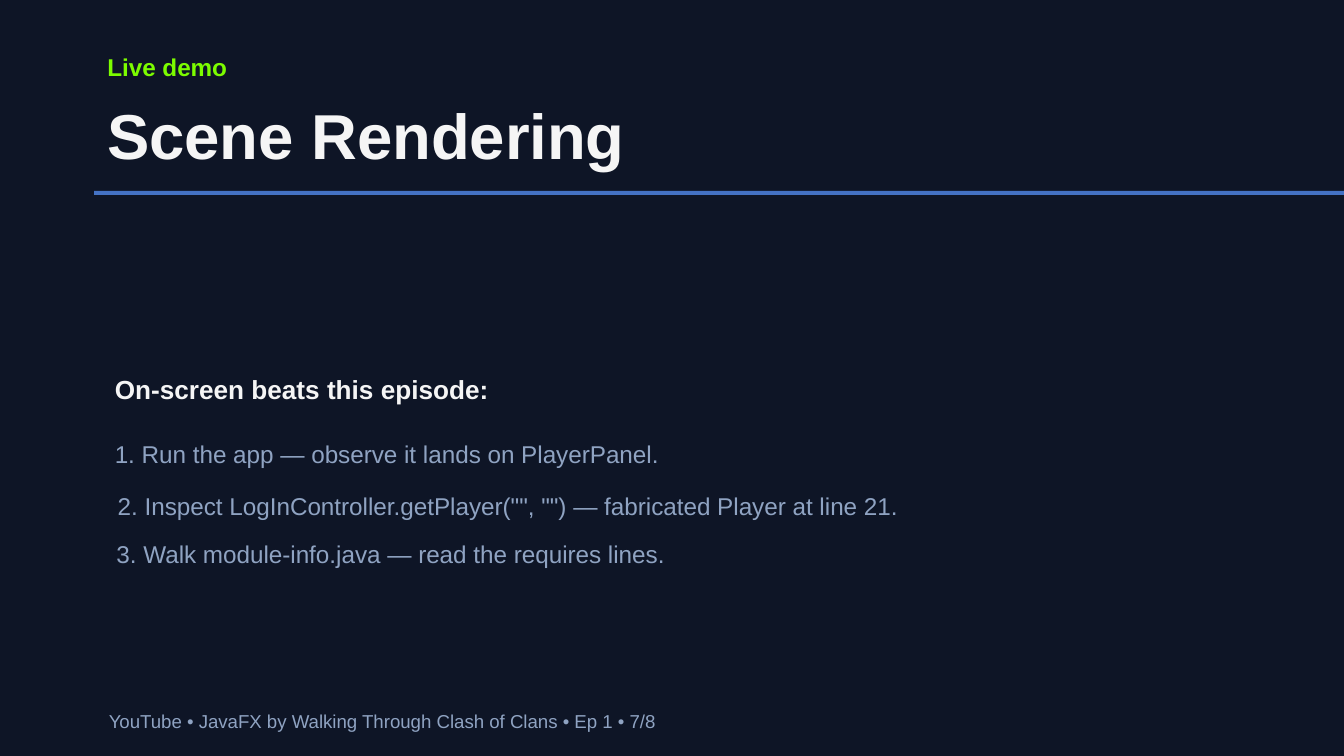
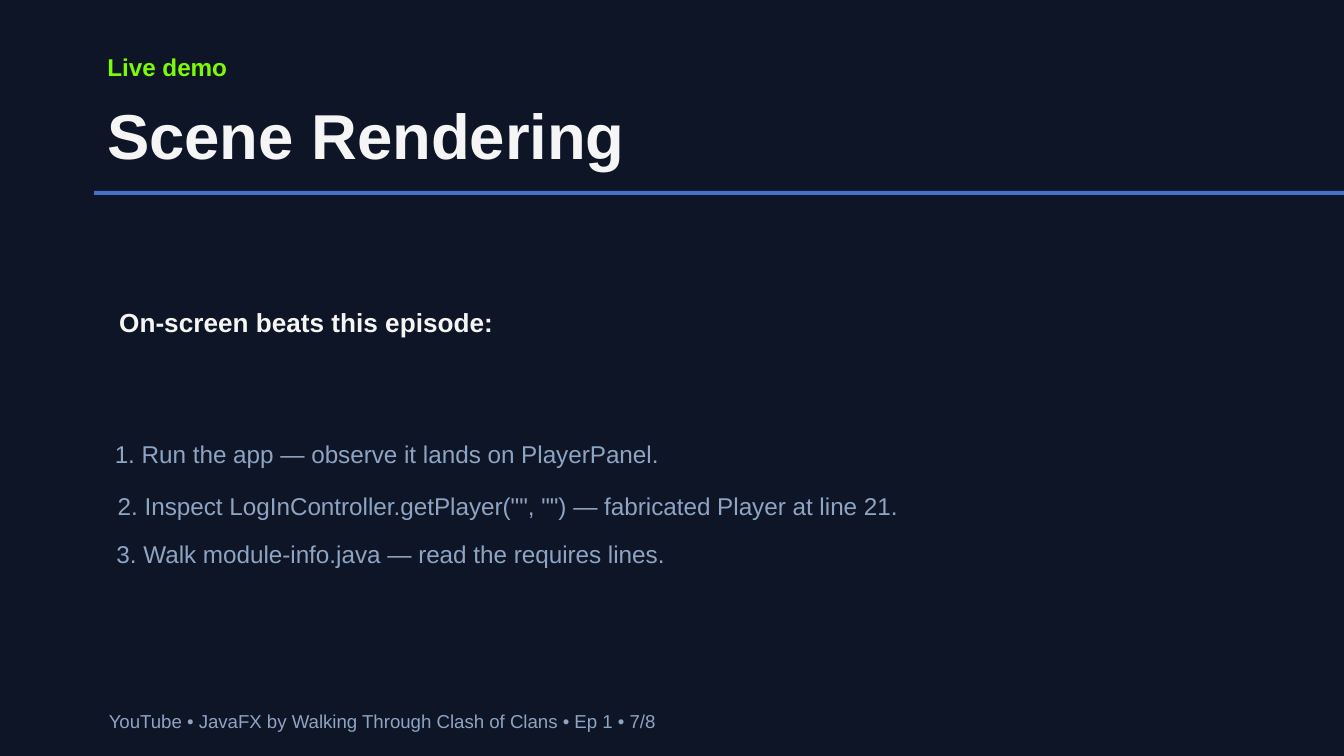
Before and after one commit to sPyOpenSource/applications, a slide deck: slide 7 of COC/docs/Ep1-This-App-Skips-Login-Screen.odp. Drawn at 1344x756 pixels with LibreOffice and Linux fonts; fonts in the diff are those of the drawing. Boxes give left, top, right and bottom in pixels: in the first picture for what was removed or moved away, otherwise in the second. Text is boxed around its words. In the diff, an @@ line names an element or a change of style, - is before the commit and + after.

```diff
--- a/COC/docs/Ep1-This-App-Skips-Login-Screen.odp
+++ b/COC/docs/Ep1-This-App-Skips-Login-Screen.odp
@@ text "On-screen beats this episode:": place and size @@
-text "On-screen beats this episode:" at [115,380,489,405]
+text "On-screen beats this episode:" at [119,313,493,338]
```
Also in this commit, not shown: 9 other files.
